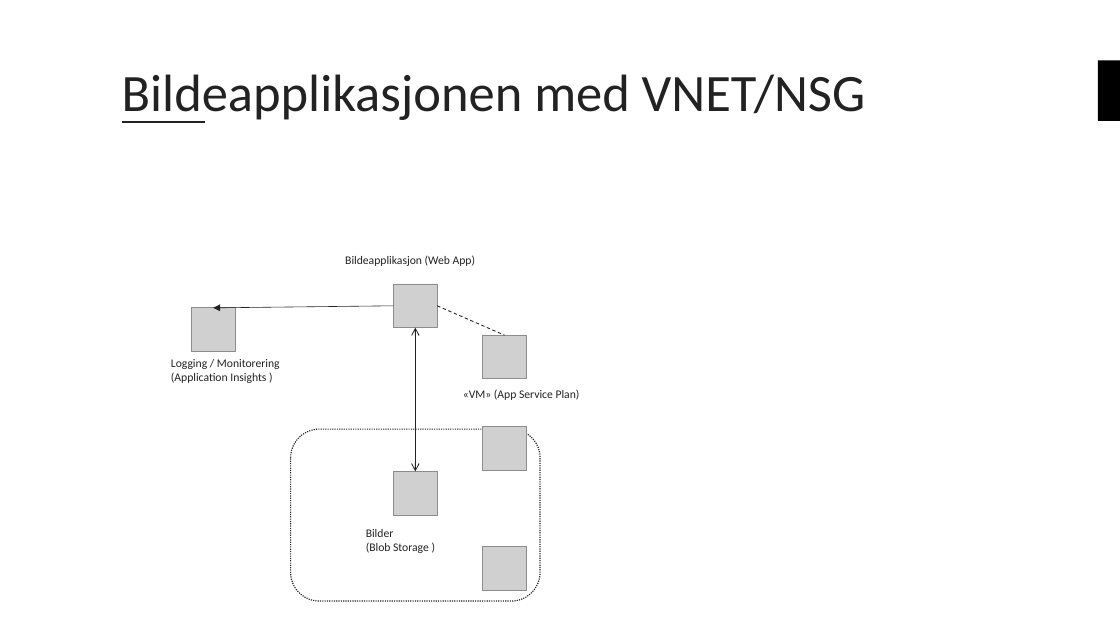
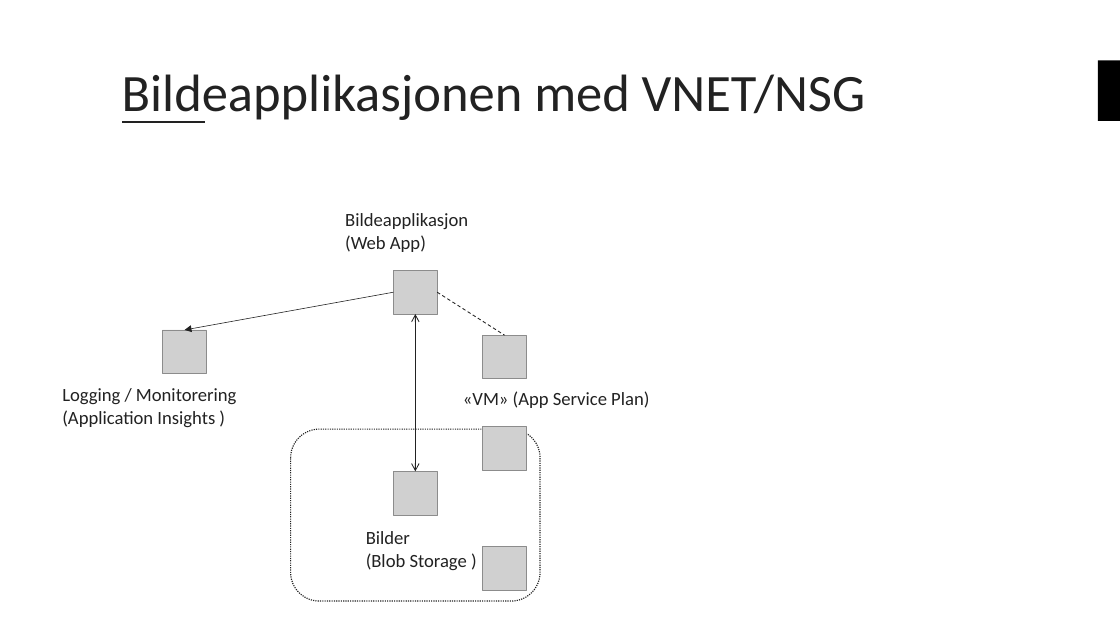
Before and after one commit to bouvet/azure-workshops, a slide deck: slide 23 of Workshop_3/Presentasjon/Azureskolen-Workshop#3.pptx. Drawn at 1120x630 pixels with LibreOffice and Linux fonts; fonts in the diff are those of the drawing; grey boxes stand for pictures; background and template pictures are left out. Boxes give left, top, right and bottom in pixels: in the first picture for what was removed or moved away, otherwise in the second. Text is boxed around its words. In the diff, an @@ line names an element or a change of style, - is before the commit and + after.

```diff
--- a/Workshop_3/Presentasjon/Azureskolen-Workshop#3.pptx
+++ b/Workshop_3/Presentasjon/Azureskolen-Workshop#3.pptx
@@ text "Bildeapplikasjon (Web App)" moved from (x1=345, y1=255, x2=475, y2=266) to (x1=345, y1=213, x2=468, y2=252) @@
@@ arrow moved from (393, 306) - (213, 308) to (393, 292) - (185, 330) @@
@@ picture moved from (x1=393, y1=284, x2=437, y2=328) to (x1=393, y1=271, x2=437, y2=314) @@
@@ line moved from (437, 306) - (505, 335) to (437, 292) - (505, 335) @@
@@ double arrow moved from (415, 328) - (415, 471) to (415, 314) - (415, 471) @@
@@ picture moved from (x1=192, y1=308, x2=235, y2=352) to (x1=163, y1=330, x2=207, y2=374) @@
@@ size 10 to 16 pt in 4 elements at (x1=366, y1=531, x2=467, y2=570), (x1=345, y1=213, x2=468, y2=252), (x1=463, y1=391, x2=649, y2=408), (x1=62, y1=388, x2=236, y2=427) @@
@@ text "Logging / Monitorering" moved from (x1=171, y1=359, x2=280, y2=383) to (x1=62, y1=388, x2=236, y2=427) @@
```
Also in this commit, not shown: 7 other slides changed.
